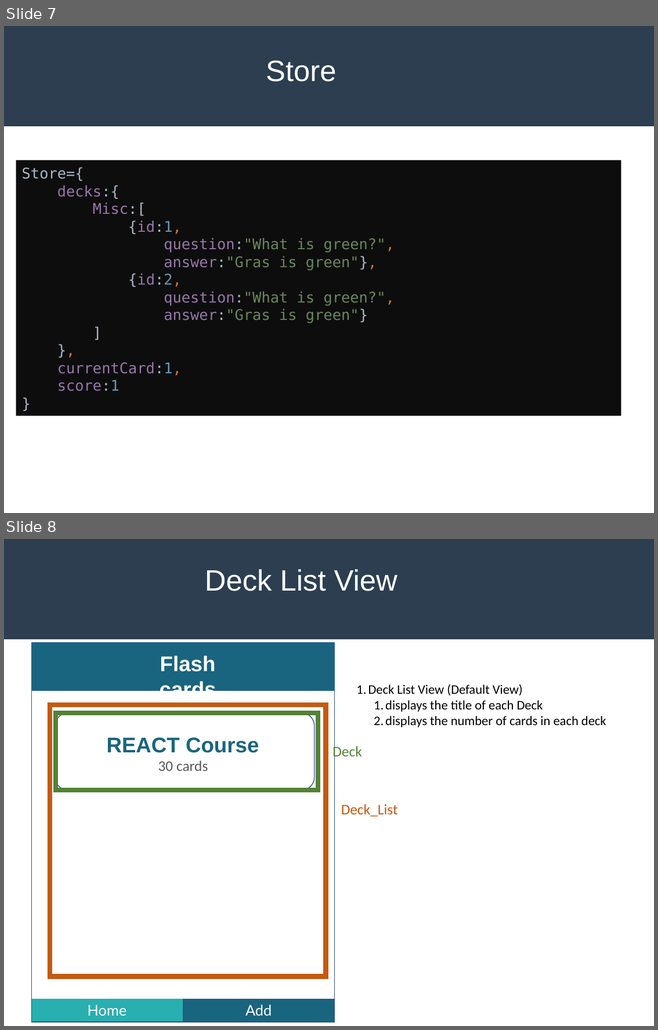
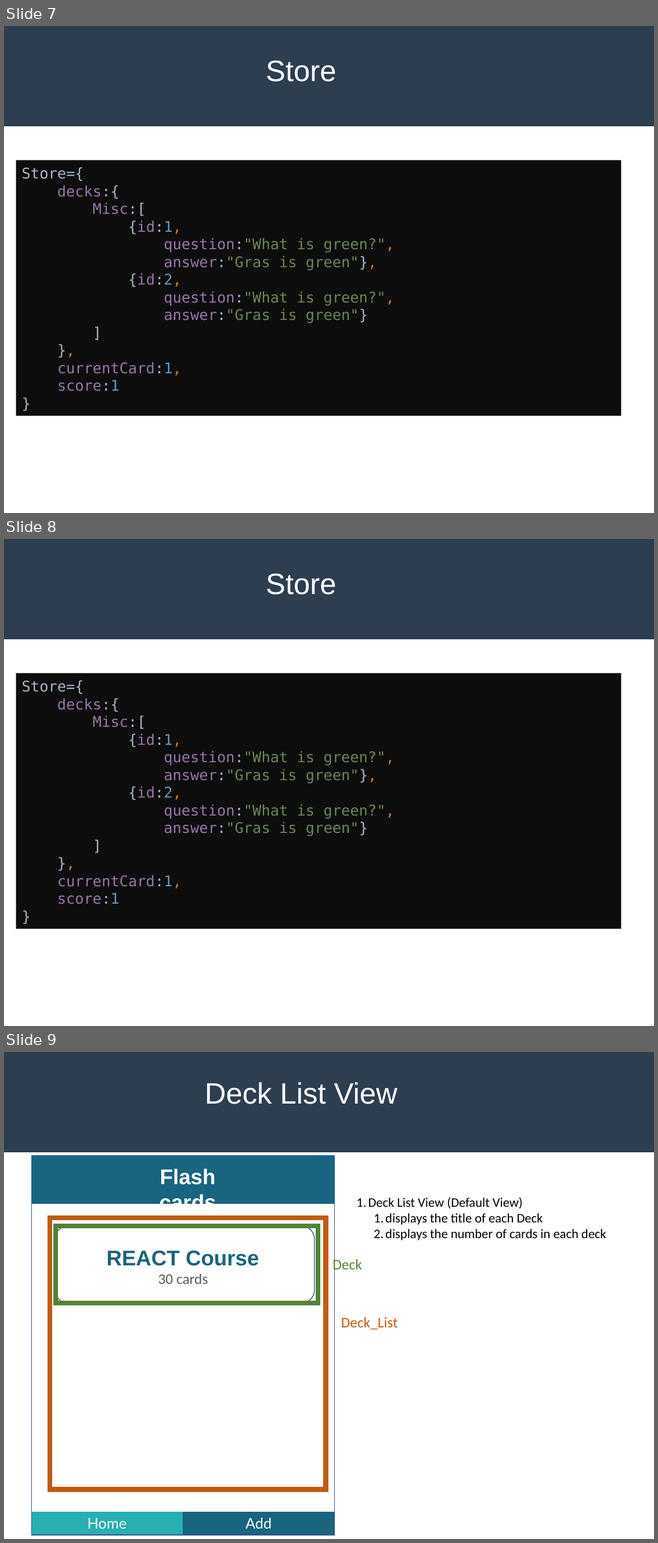
Before and after one commit to gwillig/flashcard, a slide deck: design_architecture.pptx. Shown one above the other, each under a label of ours: slides 7 and 8 before the commit, slides 7, 8 and 9 after it. The pictures are 658x1030 and 658x1543 pixels, drawn with LibreOffice and Linux fonts; fonts in the diff are those of the drawing. Boxes give left, top, right and bottom in pixels: in the first picture for what was removed or moved away, otherwise in the second. Text is boxed around its words. In the diff, an @@ line names an element or a change of style, - is before the commit and + after.

```diff
--- a/design_architecture.pptx
+++ b/design_architecture.pptx
@@ slide 8 added at (4, 539, 654, 1026), background #FFFFFF; not listed: 1 template element that a slide beside it also shows @@
@@ title added at (266, 573, 336, 595), 36 pt, text #FFFFFF @@
+Store
@@ rectangle added at (16, 674, 621, 929), fill #0D0D0D, 18 pt, text #9876AA @@
+Store={
+decks:{
+Misc:[
+{id:1,
+question:"What is green?",
+answer:"Gras is green"},
+{id:2,
+question:"What is green?",
+answer:"Gras is green"}
+]
+},
+currentCard:1,
+score:1
+}
@@ what was slide 8 is now slide 9 @@
```
Also in this commit, not shown: 5 other files.
